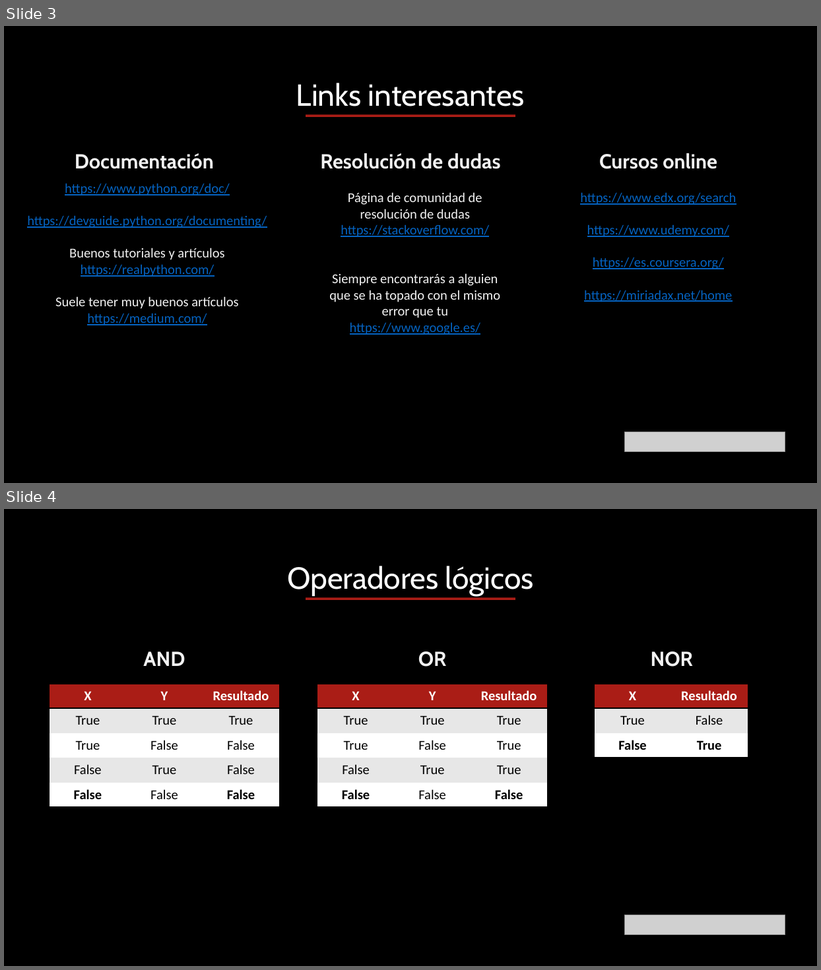
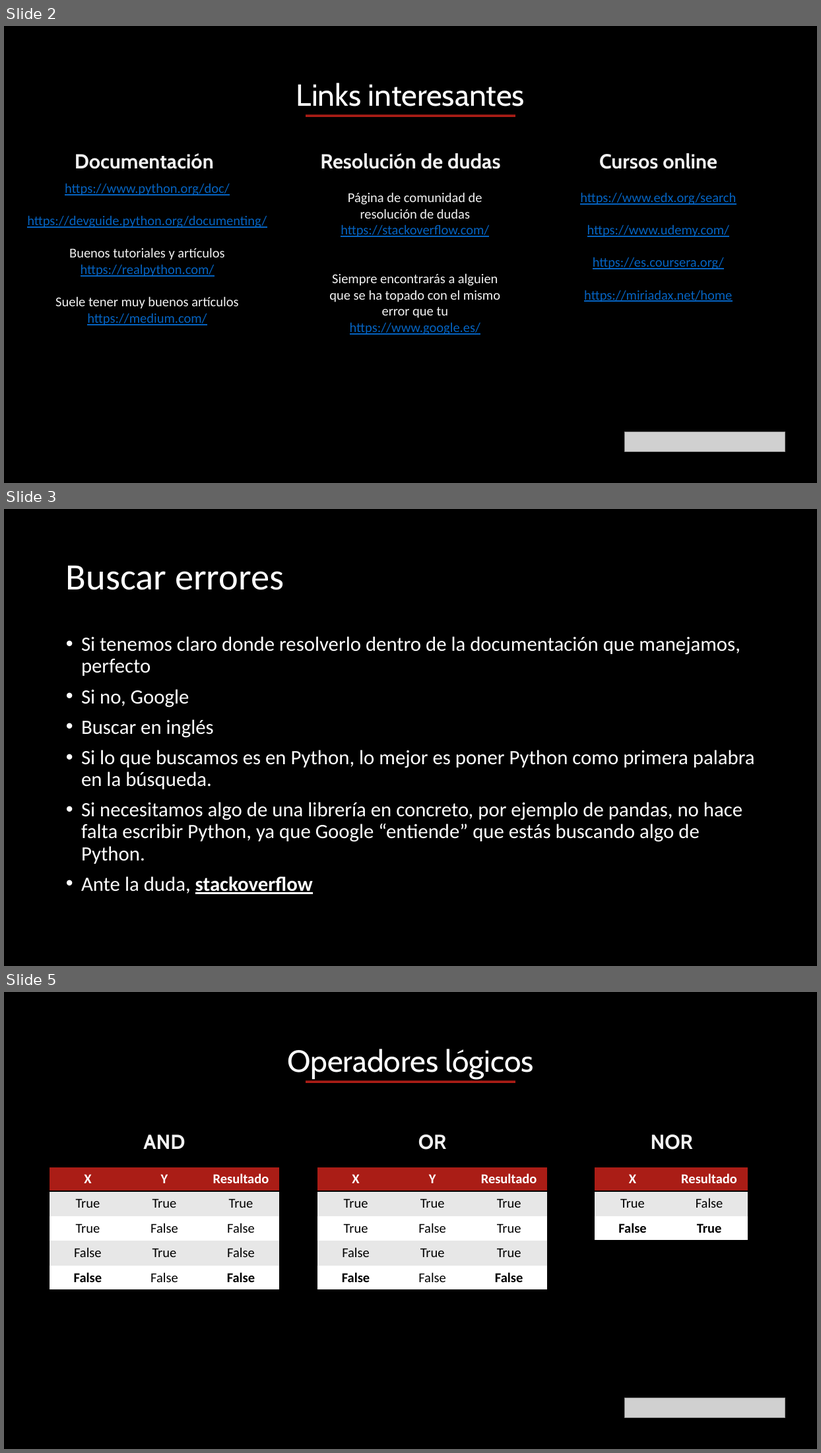
Before and after one commit to miriamdreyer/thebridge, a slide deck: 0_Ramp_Up/documentos/Data Science - Ramp Up - Apoyo.pptx. Shown one above the other, each under a label of ours: slides 3 and 4 before the commit, slides 2, 3 and 5 after it; the slides between them are not shown. The pictures are 821x970 and 821x1453 pixels, drawn with LibreOffice and Linux fonts; fonts in the diff are those of the drawing; grey boxes stand for pictures. Boxes give left, top, right and bottom in pixels: in the first picture for what was removed or moved away, otherwise in the second. Text is boxed around its words. In the diff, an @@ line names an element or a change of style, - is before the commit and + after.

Commit message:
dudas en stackoverflow

```diff
--- a/0_Ramp_Up/documentos/Data Science - Ramp Up - Apoyo.pptx
+++ b/0_Ramp_Up/documentos/Data Science - Ramp Up - Apoyo.pptx
@@ slide 3 added at bbox=[4, 509, 817, 966], background #000000 @@
@@ title added at bbox=[66, 565, 284, 590], 44 pt, text #FFFFFF @@
+Buscar errores
@@ text added at bbox=[81, 636, 755, 894], 24 pt, text #FFFFFF @@
+• Si tenemos claro donde resolverlo dentro de la documentación que manejamos, perfecto
+• Si no, Google
+• Buscar en inglés
+• Si lo que buscamos es en Python, lo mejor es poner Python como primera palabra en la búsqueda.
+• Si necesitamos algo de una librería en concreto, por ejemplo de pandas, no hace falta escribir Python, ya que Google “entiende” que estás buscando algo de Python.
+• Ante la duda, stackoverflow
@@ what was slide 3 is now slide 2 @@
@@ what was slide 4 is now slide 5 @@
```
Also in this commit, not shown: 1 other slide added, 1 slide removed, 3 other files.
